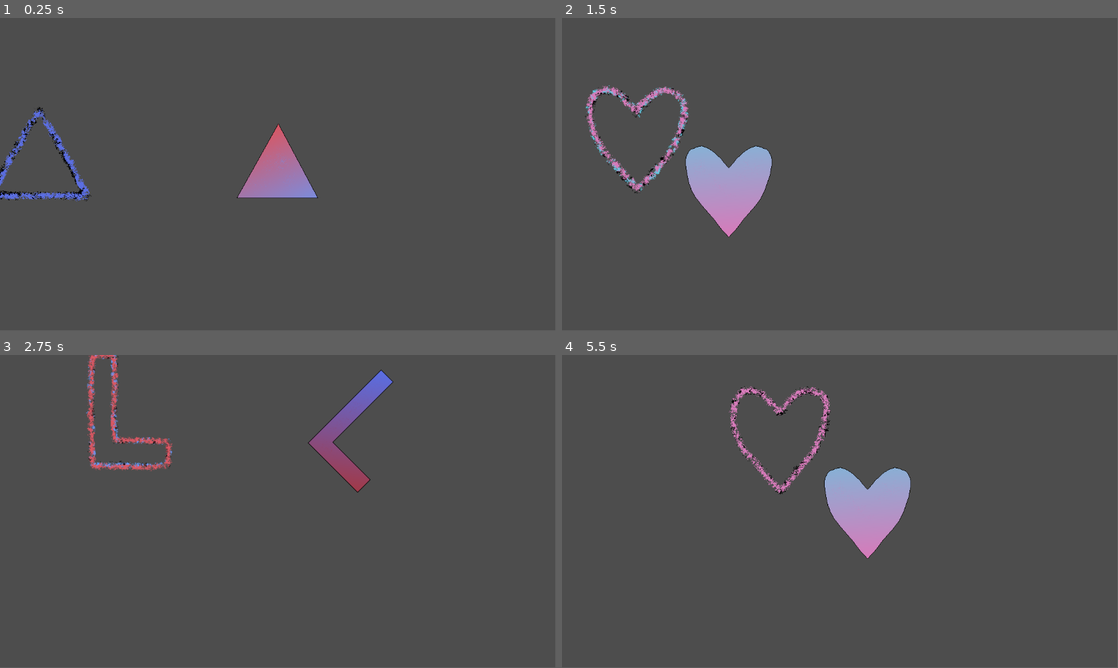
Above: before the commit, frames 1-4 (two rows, left to right).
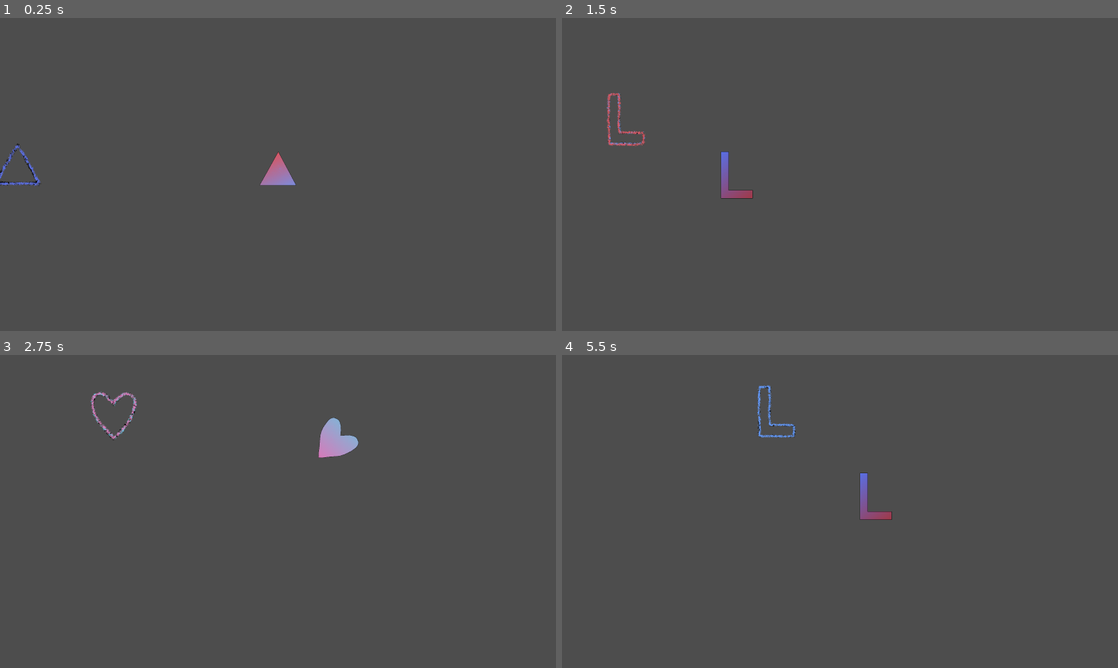
Above: after the commit, the same moments.

Repository: SucellosMusic/first-rhythm-game
Game: Godot game, scene res://Scenes/play_area.tscn
The game is run twice, just before and just after one commit, with the same random seed, the same clock (stepped at 60 frames per second) and the same inputs. This scene is started directly instead of the project's main scene.
Inputs (mouse positions are in pixels of both pictures, inside the frame that each line leads up to):
- Up to frame 1 (0.25 s): no input
- Up to frame 2 (1.5 s): tap Enter at 0.5 s; move the mouse to (962, 158) at 0.52 s; hold Right (ui_right) 0.53-1.28 s; move the mouse to (728, 190) at 1.27 s; hold Left (ui_left) from 1.28 s (still down)
- Up to frame 3 (2.75 s): move the mouse to (333, 442) at 2.02 s; release Left (ui_left) at 2.03 s; hold Right (ui_right) from 2.03 s (still down)
- Up to frame 4 (5.5 s): move the mouse to (812, 574) at 2.77 s; move the mouse to (1006, 558) at 3.52 s; release Right (ui_right) at 3.53 s; hold Left (ui_left) from 3.53 s (still down); move the mouse to (673, 464) at 4.27 s; move the mouse to (867, 511) at 5.02 s
In our replay, the window is 799x449 before the commit and 800x450 after it. These sizes can differ from the game's own. Grey fills any space a smaller window leaves; there, only what the larger window draws over its background counts as a difference.

The runs differ from the first frame. In frame 1, 2.5% of the frame differs, in the area x 0-58%, y 28-59%; in frame 2, 4.3%, in the area x 4-38%, y 21-70%; in frame 3, 3.2%; in frame 4, 4.2%.

Commit message:
audio and sequencer
added audio, and began work on the sequencer to iterate through shapes

Diff:
--- a/Scenes/play_area.tscn
+++ b/Scenes/play_area.tscn
@@ -15,6 +15,7 @@
 [ext_resource type="PackedScene" uid="uid://dgdcniktoenve" path="res://Scenes/Receiver Shapes/right_triangle_receiver.tscn" id="13_8etfv"]
 [ext_resource type="PackedScene" uid="uid://du6dfb804n6n7" path="res://Scenes/Receiver Shapes/star_receiver.tscn" id="14_e6xgm"]
 [ext_resource type="PackedScene" uid="uid://ccwctama4o67d" path="res://Scenes/Receiver Shapes/t_receiver.tscn" id="15_4bs2g"]
+[ext_resource type="AudioStream" uid="uid://btf6gu57t3fvj" path="res://Audio/WIP.wav" id="16_ac5yk"]
 
 [sub_resource type="Curve2D" id="Curve2D_j2n5h"]
 _data = {
@@ -24,13 +25,11 @@
 
 [node name="Play Area" type="Node2D"]
 script = ExtResource("1_h34r3")
+bpm = 120
 
-[node name="InTimer" type="Timer" parent="."]
-wait_time = 0.5
+[node name="Beats" type="Timer" parent="."]
+wait_time = 0.25
 autostart = true
-
-[node name="OutTimer" type="Timer" parent="."]
-one_shot = true
 
 [node name="PlayerShapes" type="Node2D" parent="."]
 
@@ -58,29 +57,29 @@
 [node name="Receivers" type="Node2D" parent="."]
 
 [node name="Triangle Receiver" parent="Receivers" instance=ExtResource("2_05tja")]
-position = Vector2(171, 823)
+position = Vector2(951, -139)
 
 [node name="Heart Receiver" parent="Receivers" instance=ExtResource("10_mc178")]
-position = Vector2(1396, 199)
+position = Vector2(2920, -201)
 
 [node name="L Receiver" parent="Receivers" instance=ExtResource("11_ujwsb")]
-position = Vector2(781, 850)
+position = Vector2(1595, -149)
 
 [node name="Pentagon Receiver" parent="Receivers" instance=ExtResource("12_8r5qg")]
-position = Vector2(1385, 490)
+position = Vector2(2606, -216)
 
 [node name="Right Triangle Receiver" parent="Receivers" instance=ExtResource("13_8etfv")]
-position = Vector2(1322, 904)
+position = Vector2(2190, -115)
 
 [node name="Star Receiver" parent="Receivers" instance=ExtResource("14_e6xgm")]
-position = Vector2(492, 782)
+position = Vector2(1242, -180)
 
 [node name="T Receiver" parent="Receivers" instance=ExtResource("15_4bs2g")]
-position = Vector2(1064, 802)
+position = Vector2(1986, -184)
 
 [node name="Path2D" type="Path2D" parent="."]
-position = Vector2(11.7567, 0)
-scale = Vector2(0.989033, 1)
+position = Vector2(-79.67, -130.378)
+scale = Vector2(2.31406, 2.67152)
 curve = SubResource("Curve2D_j2n5h")
 
 [node name="PathFollow2D" type="PathFollow2D" parent="Path2D"]
@@ -89,4 +88,14 @@
 
 [node name="Receiver Positioner" type="Node2D" parent="Path2D/PathFollow2D"]
 
-[connection signal="timeout" from="InTimer" to="." method="_on_in_timer_timeout"]
+[node name="AudioStreamPlayer" type="AudioStreamPlayer" parent="."]
+stream = ExtResource("16_ac5yk")
+autoplay = true
+
+[node name="Shapes Storage" type="Node2D" parent="."]
+position = Vector2(-491, 415)
+
+[node name="Receiver Storage" type="Node2D" parent="."]
+position = Vector2(-489, 130)
+
+[connection signal="timeout" from="Beats" to="." method="_on_in_timer_timeout"]
--- a/Scripts/play_area.gd
+++ b/Scripts/play_area.gd
@@ -14,19 +14,28 @@
 @onready var shapeOkay : Array[Area2D] = []
 
 #time
-@onready var inTimer : Timer = $InTimer
-@onready var outTimer : Timer = $OutTimer
+@onready var syncToStart = AudioServer.get_time_to_next_mix()
+@export var bpm : int;
+@onready var beats : int = (60/bpm)
+@onready var beatTimer : Timer = $Beats
 var halfBeat : int = 1
 var beat : int = 1
 var bar : int = 1
 
 #misc var
-const shapeSTORAGE = Vector2(-500, 100)
-const receiverSTORAGE = Vector2(1400, 200)
-var selector : int = 0
+@onready var shapeSTORAGE = $"Shapes Storage".global_position
+@onready var receiverSTORAGE = $"Receiver Storage".global_position
+var selection : int = 0
+var prevSelection : int = 0
+
+#scoring
+@onready var posPoint : int = 0
+@onready var orientPoint : int = 0
+@onready var timePoint : int = 0
 
 
 func _ready() ->void:
+	Input.set_mouse_mode(Input.MOUSE_MODE_HIDDEN)
 	for s in shapes:
 		s.position = shapeSTORAGE
 		shapePerf.append(s.get_child(1))
@@ -36,14 +45,33 @@
 	for r in receivers:
 		r.position = receiverSTORAGE
 
+	beatTimer.start(syncToStart + .1)
+
+func get_score() ->void:
+	posPoint = get_pos_score()
 
 
+
+
+func get_pos_score() -> int:
+	return 0
+
+func get_orient_score() -> int:
+	return 0
+
+func next_shape() -> void:
+	prevSelection = selection
+	if selection == 6:
+		selection = 0
+	else:
+		selection += 1
+
 func _on_in_timer_timeout() -> void:
-	#print("bar: ", bar, "beat: ", beat, "half beat: ", halfBeat)
+	beatTimer.start(beats)
 	if halfBeat == 2:
 		halfBeat = 1
 		beat += 1
-		pathFollow.progress += 100
+		pathFollow.progress += 50
 	else:
 		halfBeat += 1
 
@@ -52,10 +80,10 @@
 		bar += 1
 
 
-
-func getScore() -> void:
-	pass
-
+func _unhandled_input(event: InputEvent) -> void:
+	if event is InputEventKey:
+		if event.pressed and event.keycode == KEY_A:
+			get_score()
 
 
 func _process(_float) -> void:
@@ -64,19 +92,19 @@
 			receivers[3].position = receiverSTORAGE
 			shapes[3].position = shapeSTORAGE
 			receivers[0].position = receiverPos.global_position
-			shapes[0].position = get_global_mouse_position()
+			shapes[0].position = get_local_mouse_position()
 		2:
 			shapes[0].position = shapeSTORAGE
 			receivers[0].position = receiverSTORAGE
 			receivers[1].position = receiverPos.global_position
-			shapes[1].position = get_global_mouse_position()
+			shapes[1].position = get_local_mouse_position()
 		3:
 			shapes[1].position = shapeSTORAGE
 			receivers[1].position = receiverSTORAGE
 			receivers[2].position = receiverPos.global_position
-			shapes[2].position = get_global_mouse_position()
+			shapes[2].position = get_local_mouse_position()
 		4:
 			shapes[2].position = shapeSTORAGE
 			receivers[2].position = receiverSTORAGE
 			receivers[3].position = receiverPos.global_position
-			shapes[3].position = get_global_mouse_position()
+			shapes[3].position = get_local_mouse_position()
--- a/project.godot
+++ b/project.godot
@@ -14,6 +14,12 @@
 run/main_scene="res://Scenes/Assigned Shapes/player_equal_triangle.tscn"
 config/features=PackedStringArray("4.3", "Forward Plus")
 config/icon="res://icon.svg"
+
+[display]
+
+window/size/viewport_width=2560
+window/size/viewport_height=1440
+window/size/mode=3
 
 [input]
 
Not shown, added: Audio/WIP.wav.import
Not shown: 1 places in Scenes/play_area.tscn that only renumber resources
Not shown, added: Audio/WIP.wav
